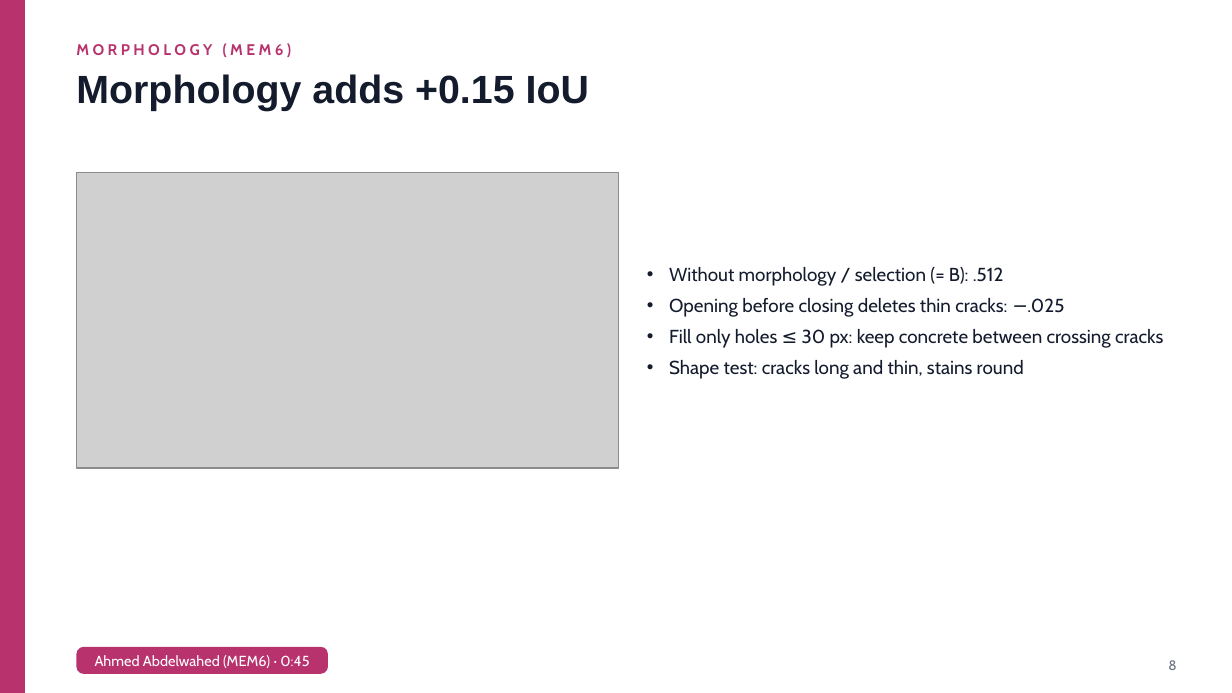
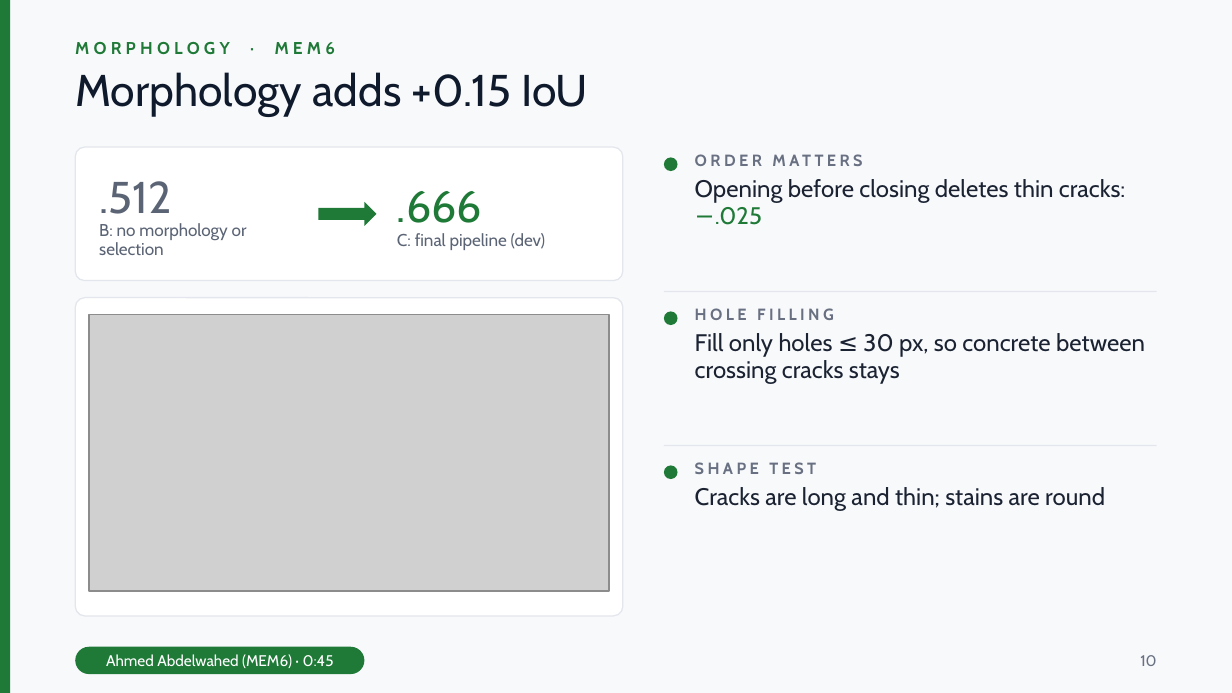
Before and after one commit to marwan19-saber/cse281-crack-segmentation, a slide deck: slide 10 of report/presentation.pptx (slide 8 before the commit). Drawn at 1232x693 pixels with LibreOffice and Linux fonts; fonts in the diff are those of the drawing; grey boxes stand for pictures. Boxes give left, top, right and bottom in pixels: in the first picture for what was removed or moved away, otherwise in the second. Text is boxed around its words. In the diff, an @@ line names an element or a change of style, - is before the commit and + after.

```diff
--- a/report/presentation.pptx
+++ b/report/presentation.pptx
@@ background #FFFFFF to #F8F9FB @@
@@ rectangle: place and size @@
-rectangle at bbox=[0, 0, 25, 692]
+rectangle at bbox=[0, 0, 10, 692]
@@ rectangle at bbox=[0, 0, 10, 692]: fill #B8326E to #1F7A38; outline #B8326E 1 pt to none @@
@@ text at bbox=[75, 41, 335, 55]: text changed; size 9 to 10 pt; text colour #B8326E to #1F7A38 @@
-MORPHOLOGY (MEM6)
+MORPHOLOGY · MEM6
@@ text "MORPHOLOGY · MEM6" at bbox=[75, 41, 335, 55]: vertical alignment middle to top @@
@@ title "Morphology adds +0.15 IoU" at bbox=[75, 72, 588, 116]: size 23 to 26 pt, font Arial to Cabin, text colour #131B2D to #0F1B2D, bold off @@
@@ rounded rectangle added at bbox=[75, 147, 622, 280], fill #FFFFFF, outline #E3E6EC 0.75 pt @@
@@ picture removed at bbox=[76, 172, 618, 468] @@
@@ ellipse added at bbox=[664, 158, 678, 171], fill #1F7A38 @@
@@ text added at bbox=[695, 179, 1125, 225], 14 pt, text #1B2333 @@
+ORDER MATTERS
+Opening before closing deletes thin cracks: −.025
@@ text added at bbox=[99, 181, 247, 255], 10 pt, text #5B6475 @@
+.512
+B: no morphology or selection
@@ right arrow added at bbox=[318, 202, 376, 225], fill #1F7A38 @@
@@ text added at bbox=[397, 191, 545, 250], 10 pt, text #5B6475 @@
+.666
+C: final pipeline (dev)
@@ rounded rectangle added at bbox=[75, 298, 622, 616], fill #FFFFFF, outline #E3E6EC 0.75 pt @@
@@ rectangle added at bbox=[664, 291, 1157, 292], fill #E3E6EC @@
@@ picture added at bbox=[89, 315, 609, 591] @@
@@ ellipse added at bbox=[664, 312, 678, 325], fill #1F7A38 @@
@@ text "HOLE FILLING" at bbox=[695, 308, 1145, 384]: vertical alignment middle to top @@
@@ text at bbox=[695, 308, 1145, 384]: text changed; size 11 to 14 pt; text colour #131B2D to #1B2333 @@
-• Without morphology / selection (= B): .512
-• Opening before closing deletes thin cracks: −.025
-• Fill only holes ≤ 30 px: keep concrete between crossing cracks
-• Shape test: cracks long and thin, stains round
+HOLE FILLING
+Fill only holes ≤ 30 px, so concrete between crossing cracks stays
@@ rectangle added at bbox=[664, 445, 1157, 446], fill #E3E6EC @@
@@ ellipse added at bbox=[664, 466, 678, 479], fill #1F7A38 @@
@@ text added at bbox=[695, 462, 1105, 511], 14 pt, text #1B2333 @@
+SHAPE TEST
+Cracks are long and thin; stains are round
@@ rounded rectangle "Ahmed Abdelwahed (MEM6) · 0:45": place and size @@
-rounded rectangle "Ahmed Abdelwahed (MEM6) · 0:45" at bbox=[76, 647, 328, 674]
+rounded rectangle "Ahmed Abdelwahed (MEM6) · 0:45" at bbox=[75, 647, 365, 674]
@@ rounded rectangle "Ahmed Abdelwahed (MEM6) · 0:45" at bbox=[75, 647, 365, 674]: size 8.5 to 9 pt; fill #B8326E to #1F7A38; proportions changed @@
@@ page number added at bbox=[1140, 655, 1156, 666], 9 pt, text #687082 @@
+10
@@ page number removed at bbox=[1168, 660, 1176, 670] @@
-8
```
Also in this commit, not shown: 12 other slides changed, 4 slides added.
